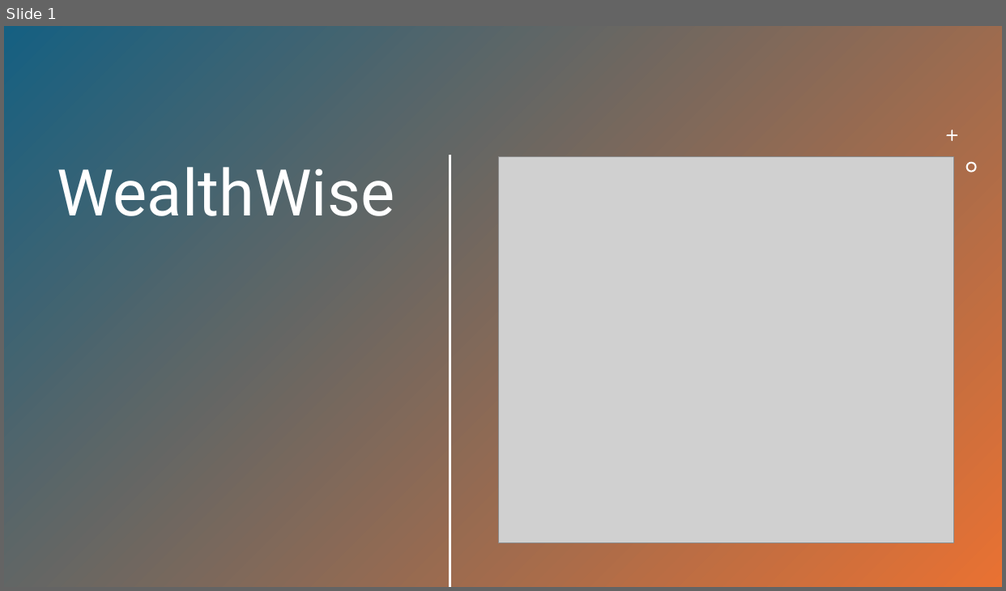
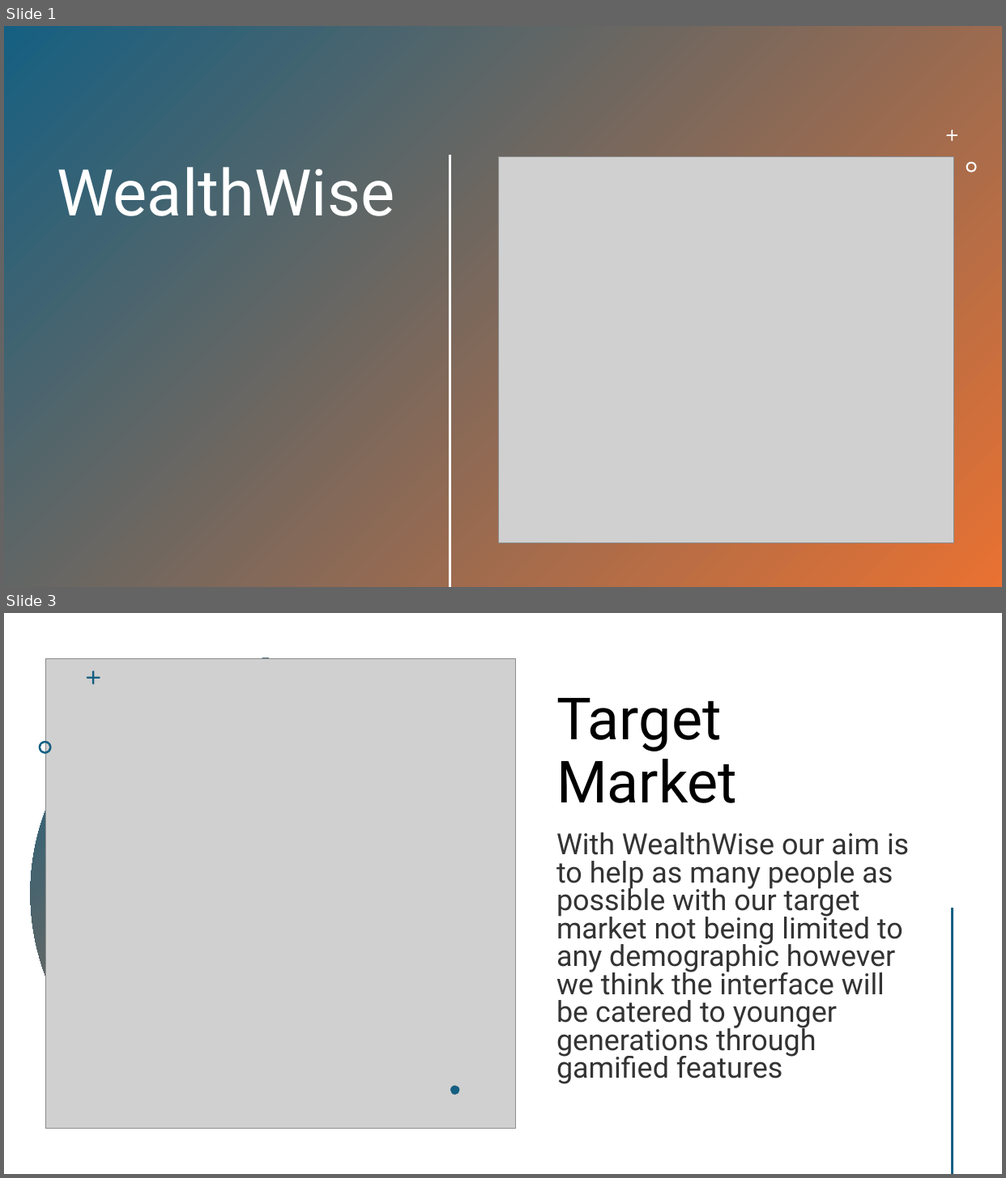
Before and after one commit to WealthWise-Hackathon/IBMHackathon, a slide deck: resources/WealthWise.pptx. Shown one above the other, each under a label of ours: slide 1 before the commit, slides 1 and 3 after it; the slides between them are not shown. The pictures are 1006x591 and 1006x1178 pixels, drawn with LibreOffice and Linux fonts; fonts in the diff are those of the drawing; grey boxes stand for pictures. Boxes give left, top, right and bottom in pixels: in the first picture for what was removed or moved away, otherwise in the second. Text is boxed around its words. In the diff, an @@ line names an element or a change of style, - is before the commit and + after.

```diff
--- a/resources/WealthWise.pptx
+++ b/resources/WealthWise.pptx
@@ slide 3 added at [4,613,1002,1174], background #FFFFFF @@
@@ ellipse added at [30,658,501,1129], fill gradient #156082 to #E97132 @@
@@ picture added at [45,658,515,1129] @@
@@ freeform shape added at [87,671,100,685], fill #156082 @@
@@ title added at [556,698,737,803], 56 pt, text #000000 @@
+Target Market
@@ freeform shape added at [39,741,51,754], fill #156082 @@
@@ text added at [556,833,909,1084], 28 pt, text #000000 at 80% opacity @@
+With WealthWise our aim is to help as many people as possible with our target market not being limited to any demographic however we think the interface will be catered to younger generations through gamified features
@@ line added from (953, 909) to (953, 1174), #E97132 2 pt @@
@@ freeform shape added at [450,1086,459,1095], fill #156082 @@
```
Also in this commit, not shown: 4 other slides added, 5 slides removed.
